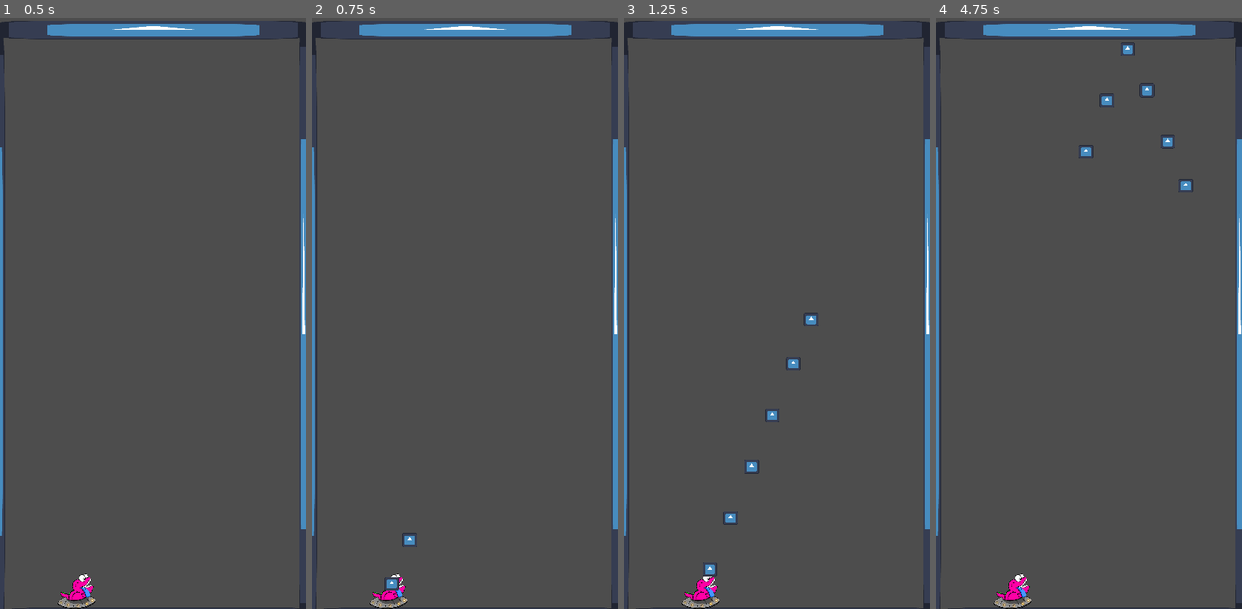
Above: before the commit, frames 1-4 (left to right).
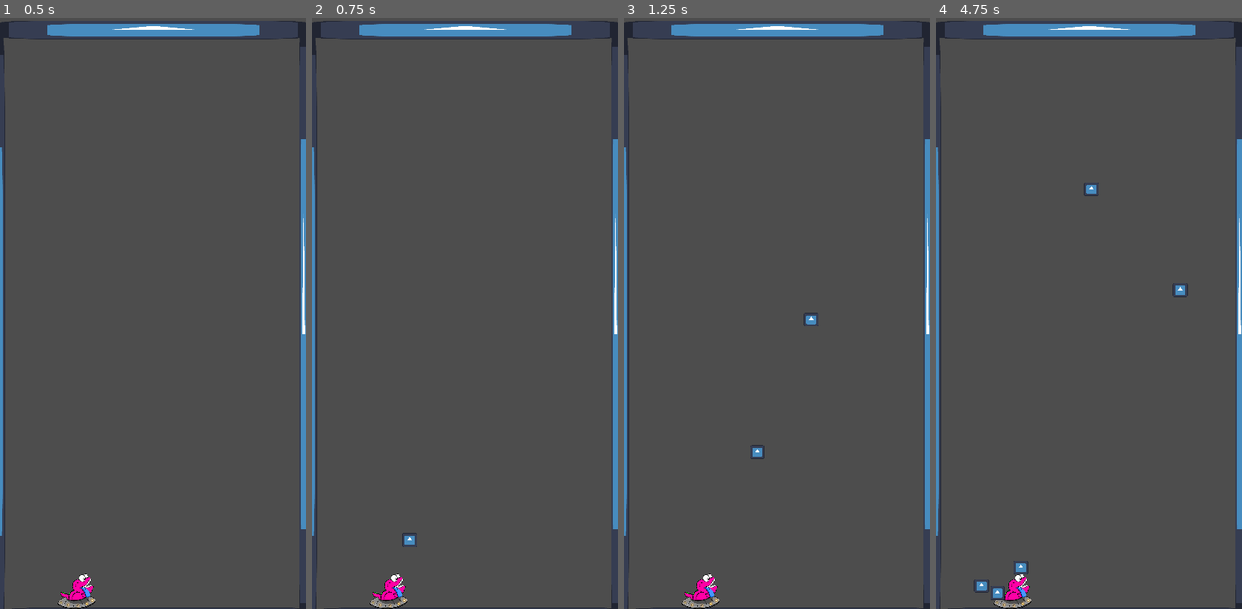
Above: after the commit, the same moments.

Repository: MarcelSunyer/Godot_BBTan
Game: Godot game, scene res://Scenes/Scena_Game.tscn
The game is run twice, just before and just after one commit, with the same random seed, the same clock (stepped at 60 frames per second) and the same inputs. The engine's default icon, where the game draws it, is replaced by a stand-in: a white triangle on a blue panel in a dark square.
Inputs (mouse positions are in pixels of both pictures, inside the frame that each line leads up to):
- Up to frame 1 (0.5 s): no input
- Up to frame 2 (0.75 s): tap Enter at 0.5 s; move the mouse to (532, 283) at 0.52 s; click (532, 283) at 0.6 s
- Up to frame 3 (1.25 s): no input
- Up to frame 4 (4.75 s): move the mouse to (1027, 343) at 1.27 s; click (1027, 343) at 1.35 s; move the mouse to (1119, 183) at 2.02 s; click (1119, 183) at 2.1 s; move the mouse to (1073, 431) at 2.77 s; click (1073, 431) at 2.85 s; move the mouse to (1180, 402) at 3.52 s; click (1180, 402) at 3.6 s; move the mouse to (997, 224) at 4.27 s; click (997, 224) at 4.35 s

Frame 1 is identical in both runs. In frame 2, 0.1% of the frame differs, in the area x 23-29%, y 94-97%; in frame 3, 0.4%; in frame 4, 0.7%, in the area x 12-85%, y 4-99%.

Commit message:
Logica destrucción falta arreglarlo para que sea con collision

Diff:
--- a/Scenes/Scena_Game.tscn
+++ b/Scenes/Scena_Game.tscn
@@ -75,13 +75,15 @@
 script = ExtResource("3_ffui0")
 
 [node name="CollisionShape2D" type="CollisionShape2D" parent="Glotooon/CharacterBody2D"]
+visible = false
 position = Vector2(-20.928, 400)
 scale = Vector2(0.999999, 0.999999)
 shape = SubResource("RectangleShape2D_jvq44")
 
 [node name="Shoot" type="CharacterBody2D" parent="Glotooon"]
 position = Vector2(565.052, 0)
-scale = Vector2(-97.307, 100)
+rotation = 3.14159
+scale = Vector2(97.307, -100)
 script = ExtResource("4_0ttpa")
 
 [node name="Camera2D" type="Camera2D" parent="."]
--- a/Scritps/Shoots.gd
+++ b/Scritps/Shoots.gd
@@ -12,47 +12,47 @@
 var can_move = false
 var moving = false
 
-var burst_count = 5  # Número de bolas en la ráfaga
-var burst_interval = 0.1
+@export var num_balls := 1  # Número de bolas en la ráfaga
+@export var interval_shoot = 0.3
 
 func _physics_process(delta):
+	shoot(delta)
+
+func start_burst():
+	var direction = (position_clicked - global_position).normalized()
+	ball_speed = direction * 700
+	# Inicia la ráfaga de disparos
+	await get_tree().create_timer(interval_shoot).timeout
+	for i in range(num_balls):
+		if not can_move:
+			break
+		shoot_ball(direction)
+		await get_tree().create_timer(interval_shoot).timeout
+
+func shoot_ball(direction):
+	# Crear una nueva instancia de la bola aquí (asegúrate de tener una escena de bola preparada)
+	var ball_instance = preload("res://Scenes/Ball.tscn").instantiate()  # Reemplaza con la ruta correcta a tu escena de bola
+	ball_instance.position = Vector2(0,0)
+	ball_instance.ball_speed = direction * 700
+	get_parent().add_child(ball_instance)
+
+func shoot(delta):
 	left_click = Input.is_action_just_pressed("Left_click")
 	position_clicked = get_global_mouse_position()
 	if position.y >= 660:
 		moving = false
 		can_move = false
 
-	if !moving:
-		if left_click:
-			if position_clicked.y < y_limit:
-				var direction = (position_clicked - global_position).normalized()
-				ball_speed = direction * 700
-				can_move = true
-				moving =true
-				start_burst()
-				shoot_ball(direction)
-
+	if left_click:
+		if position_clicked.y < y_limit:
+			var direction = (position_clicked - global_position).normalized()
+			ball_speed = direction * 700
+			can_move = true
+			moving =true
+			start_burst()
+			shoot_ball(direction)
 
 	if can_move:
 		collision_info = move_and_collide(ball_speed * delta)
 		if collision_info:
 			ball_speed = ball_speed.bounce(collision_info.get_normal())
-
-func start_burst():
-	var direction = (position_clicked - global_position).normalized()
-	ball_speed = direction * 700
-	# Inicia la ráfaga de disparos
-	await get_tree().create_timer(burst_interval).timeout
-	for i in range(burst_count):
-		if not can_move:
-			break
-		shoot_ball(direction)
-		await get_tree().create_timer(burst_interval).timeout
-
-func shoot_ball(direction):
-	# Crear una nueva instancia de la bola aquí (asegúrate de tener una escena de bola preparada)
-	var ball_instance = preload("res://Scenes/Ball.tscn").instantiate()  # Reemplaza con la ruta correcta a tu escena de bola
-	ball_instance.position = Vector2(0,0)
-	print_debug(ball_instance.position)
-	ball_instance.ball_speed = direction * 700
-	get_parent().add_child(ball_instance)
--- a/Scritps/balls.gd
+++ b/Scritps/balls.gd
@@ -2,7 +2,15 @@
 
 var ball_speed = Vector2()
 
+# Definir la posición límite donde la bola debe desaparecer
+var limit_position = 50
+
 func _physics_process(delta):
+	# Mover la bola
 	var collision_info = move_and_collide(ball_speed * delta)
 	if collision_info:
 		ball_speed = ball_speed.bounce(collision_info.get_normal())
+	print_debug(position)
+	# Verificar si la bola ha alcanzado la posición límite
+	if position.y >= limit_position:
+		queue_free()  # Eliminar la bola de la escena
